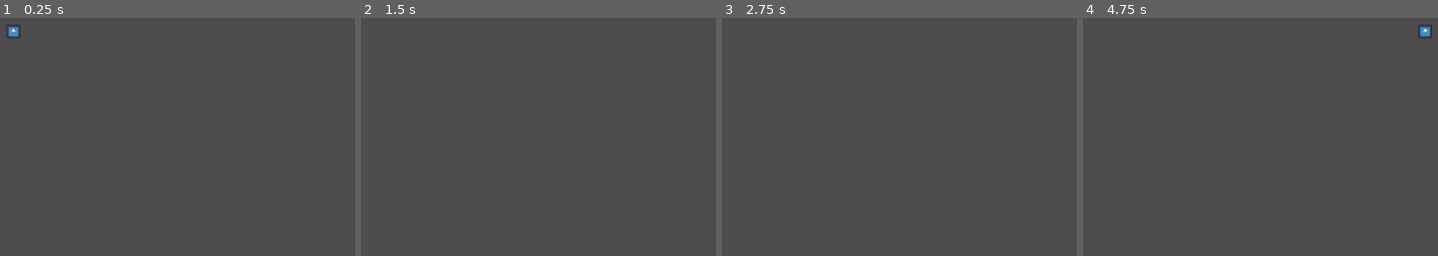
Above: before the commit, frames 1-4 (left to right).
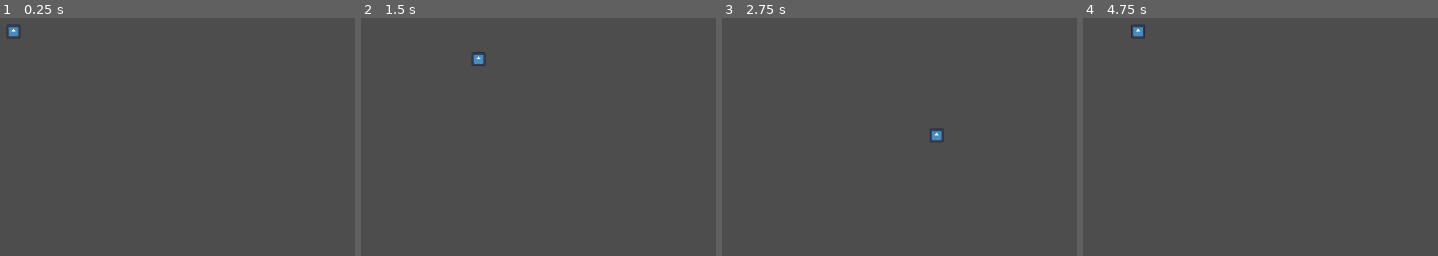
Above: after the commit, the same moments.

Repository: Mastersujo/RougeLIke
Game: Godot game, scene res://Scenes/Level_A.tscn
Same seed, same stepped clock (60 frames per second), same inputs: the game is played once before the commit and once after it. Before the commit the project starts from res://Level_A.tscn. The engine's default icon, where the game draws it, is replaced by a stand-in: a white triangle on a blue panel in a dark square.
Inputs:
- Up to frame 1 (0.25 s): no input
- Up to frame 2 (1.5 s): tap Enter at 0.5 s; hold D (right) 0.53-1.28 s; hold S (down) from 1.28 s (still down)
- Up to frame 3 (2.75 s): release S (down) at 2.03 s; hold D (right) from 2.03 s (still down)
- Up to frame 4 (4.75 s): tap Space at 2.75 s; release D (right) at 2.78 s; hold W (up) 2.78-3.53 s; tap Enter at 3.5 s; hold A (left) from 3.53 s (still down)

The runs differ from the first frame. In frame 2, 0.2% of the frame differs, in the area x 31-35%, y 14-21%; in frame 3, 0.2%; in frame 4, 0.4%, in the area x 13-99%, y 2-9%.

Commit message:
added a basis for the enemy

Diff:
--- /dev/null
+++ b/Blue_Enemy.tscn
@@ -0,0 +1,83 @@
+[gd_scene load_steps=13 format=3 uid="uid://wwgshqeenkyn"]
+
+[ext_resource type="Script" uid="uid://48nxsogxpi1f" path="res://animated_sprite_2d.gd" id="1_nym0d"]
+[ext_resource type="Texture2D" uid="uid://qnwi0t8kc4hi" path="res://art/blueenemy.png" id="2_43wyd"]
+
+[sub_resource type="RectangleShape2D" id="RectangleShape2D_h1vhg"]
+size = Vector2(14, 24)
+
+[sub_resource type="AtlasTexture" id="AtlasTexture_snamw"]
+atlas = ExtResource("2_43wyd")
+region = Rect2(0, 0, 32, 32)
+
+[sub_resource type="AtlasTexture" id="AtlasTexture_25goq"]
+atlas = ExtResource("2_43wyd")
+region = Rect2(32, 0, 32, 32)
+
+[sub_resource type="AtlasTexture" id="AtlasTexture_p2jcm"]
+atlas = ExtResource("2_43wyd")
+region = Rect2(64, 0, 32, 32)
+
+[sub_resource type="AtlasTexture" id="AtlasTexture_6g0c0"]
+atlas = ExtResource("2_43wyd")
+region = Rect2(96, 0, 32, 32)
+
+[sub_resource type="AtlasTexture" id="AtlasTexture_74bwk"]
+atlas = ExtResource("2_43wyd")
+region = Rect2(128, 0, 32, 32)
+
+[sub_resource type="AtlasTexture" id="AtlasTexture_bolw6"]
+atlas = ExtResource("2_43wyd")
+region = Rect2(160, 0, 32, 32)
+
+[sub_resource type="AtlasTexture" id="AtlasTexture_4wklt"]
+atlas = ExtResource("2_43wyd")
+region = Rect2(192, 0, 32, 32)
+
+[sub_resource type="AtlasTexture" id="AtlasTexture_jh5tw"]
+atlas = ExtResource("2_43wyd")
+region = Rect2(224, 0, 32, 32)
+
+[sub_resource type="SpriteFrames" id="SpriteFrames_pff8j"]
+animations = [{
+"frames": [{
+"duration": 1.0,
+"texture": SubResource("AtlasTexture_snamw")
+}, {
+"duration": 1.0,
+"texture": SubResource("AtlasTexture_25goq")
+}, {
+"duration": 1.0,
+"texture": SubResource("AtlasTexture_p2jcm")
+}, {
+"duration": 1.0,
+"texture": SubResource("AtlasTexture_6g0c0")
+}, {
+"duration": 1.0,
+"texture": SubResource("AtlasTexture_74bwk")
+}, {
+"duration": 1.0,
+"texture": SubResource("AtlasTexture_bolw6")
+}, {
+"duration": 1.0,
+"texture": SubResource("AtlasTexture_4wklt")
+}, {
+"duration": 1.0,
+"texture": SubResource("AtlasTexture_jh5tw")
+}],
+"loop": true,
+"name": &"Walk",
+"speed": 5.0
+}]
+
+[node name="BlueEnemy" type="CharacterBody2D" groups=["Enemy"]]
+script = ExtResource("1_nym0d")
+
+[node name="CollisionShape2D" type="CollisionShape2D" parent="."]
+position = Vector2(0, 1)
+scale = Vector2(1, 0.9684383)
+shape = SubResource("RectangleShape2D_h1vhg")
+
+[node name="AnimatedSprite2D" type="AnimatedSprite2D" parent="."]
+sprite_frames = SubResource("SpriteFrames_pff8j")
+animation = &"Walk"
--- a/Level_A.tscn
+++ /dev/null
@@ -1,6 +0,0 @@
-[gd_scene load_steps=2 format=3 uid="uid://c1fmr8osefnhc"]
-
-[ext_resource type="Script" uid="uid://c0jluuadn4or0" path="res://level_a.gd" id="1_tmf0p"]
-
-[node name="Node2D" type="Node2D"]
-script = ExtResource("1_tmf0p")
--- /dev/null
+++ b/Scenes/Level_A.tscn
@@ -0,0 +1,6 @@
+[gd_scene load_steps=2 format=3 uid="uid://c1fmr8osefnhc"]
+
+[ext_resource type="Script" uid="uid://c0jluuadn4or0" path="res://Scripts/level_a.gd" id="1_0p5dj"]
+
+[node name="Node2D" type="Node2D"]
+script = ExtResource("1_0p5dj")
--- a/player.tscn
+++ b/Scenes/player.tscn
@@ -1,17 +1,16 @@
 [gd_scene load_steps=4 format=3 uid="uid://ckudr8chj1kgo"]
 
-[ext_resource type="Script" uid="uid://dc2tyapas16kr" path="res://player.gd" id="1_onrkg"]
-[ext_resource type="Texture2D" uid="uid://4q335xxs2p" path="res://icon.svg" id="2_i3pqv"]
+[ext_resource type="Script" uid="uid://dc2tyapas16kr" path="res://Scripts/player.gd" id="1_cvnsp"]
+[ext_resource type="Texture2D" uid="uid://4q335xxs2p" path="res://icon.svg" id="2_6t5aa"]
 
 [sub_resource type="RectangleShape2D" id="RectangleShape2D_hqtel"]
 
 [node name="Player" type="CharacterBody2D" groups=["Player"]]
-script = ExtResource("1_onrkg")
-PlayerSpeed = 1580
+script = ExtResource("1_cvnsp")
 
 [node name="CollisionShape2D" type="CollisionShape2D" parent="."]
 shape = SubResource("RectangleShape2D_hqtel")
 
 [node name="Sprite2D" type="Sprite2D" parent="."]
 scale = Vector2(0.15698828, 0.15698828)
-texture = ExtResource("2_i3pqv")
+texture = ExtResource("2_6t5aa")
--- /dev/null
+++ b/Scripts/Singleton.gd
@@ -0,0 +1,11 @@
+extends Node
+
+
+# Called when the node enters the scene tree for the first time.
+func _ready() -> void:
+	pass # Replace with function body.
+
+
+# Called every frame. 'delta' is the elapsed time since the previous frame.
+func _process(delta: float) -> void:
+	pass
--- a/level_a.gd
+++ b/Scripts/level_a.gd
@@ -1,7 +1,7 @@
 extends Node2D
 
-var Player = preload("res://player.tscn")
-var Camera = preload("res://camera.tscn")
+var Player = preload("res://Scenes/player.tscn")
+var Camera = preload("res://Scenes/camera.tscn")
 
 # Called when the node enters the scene tree for the first time.
 func _ready() -> void:
--- /dev/null
+++ b/animated_sprite_2d.gd
@@ -0,0 +1,14 @@
+extends CharacterBody2D
+
+
+# Called when the node enters the scene tree for the first time.
+func _ready() -> void:
+	pass # Replace with function body.
+
+
+# Called every frame. 'delta' is the elapsed time since the previous frame.
+func _process(delta: float) -> void:
+	pass
+
+func _physics_process(_delta: float) -> void:
+	move_and_slide()  # Move character with collision detection
--- a/project.godot
+++ b/project.godot
@@ -15,9 +15,14 @@
 config/features=PackedStringArray("4.5", "GL Compatibility")
 config/icon="res://icon.svg"
 
+[autoload]
+
+Singleton="*res://Scripts/Singleton.gd"
+
 [global_group]
 
 Player=""
+Enemy=""
 
 [input]
 
@@ -48,5 +53,6 @@
 
 [rendering]
 
+textures/canvas_textures/default_texture_filter=0
 renderer/rendering_method="gl_compatibility"
 renderer/rendering_method.mobile="gl_compatibility"
Renamed: camera.tscn -> Scenes/camera.tscn
Not shown, added: Scripts/Singleton.gd.uid
Renamed: level_a.gd.uid -> Scripts/level_a.gd.uid
Renamed: player.gd -> Scripts/player.gd
Renamed: player.gd.uid -> Scripts/player.gd.uid
Not shown, added: animated_sprite_2d.gd.uid
